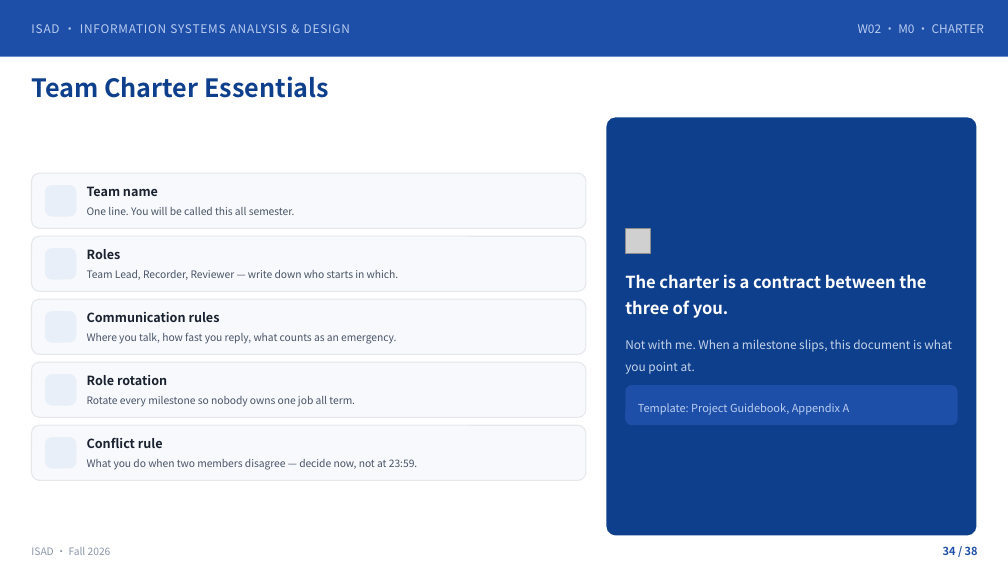
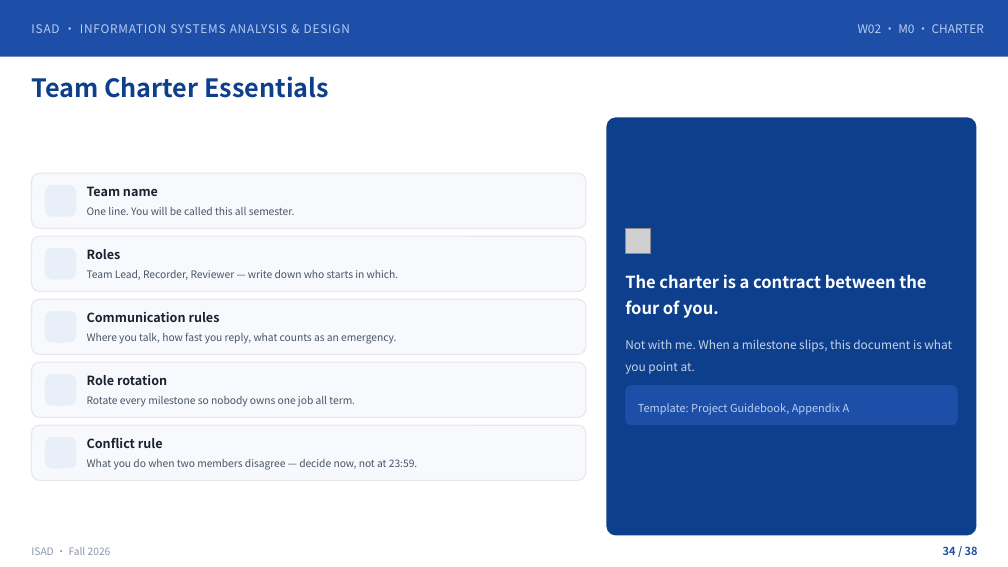
Before and after one commit to klausren/isad-course, a slide deck: slide 34 of 01-slides/W02-Object-Oriented-Foundations.pptx. Drawn at 1008x567 pixels with LibreOffice and Linux fonts; fonts in the diff are those of the drawing; grey boxes stand for pictures; background and template pictures are left out. Boxes give left, top, right and bottom in pixels: in the first picture for what was removed or moved away, otherwise in the second. Text is boxed around its words. In the diff, an @@ line names an element or a change of style, - is before the commit and + after.

```diff
--- a/01-slides/W02-Object-Oriented-Foundations.pptx
+++ b/01-slides/W02-Object-Oriented-Foundations.pptx
@@ text at (625,274,926,318): text changed @@
-The charter is a contract between the three of you.
+The charter is a contract between the four of you.
```
Also in this commit, not shown: 1 other slide changed, 13 other files.
